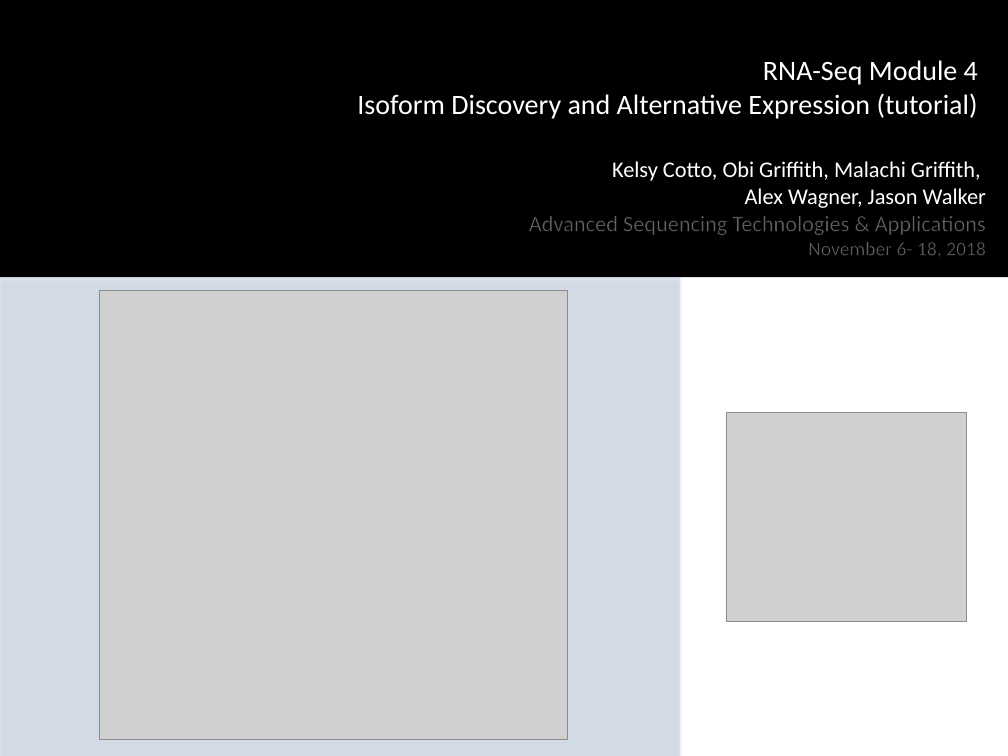
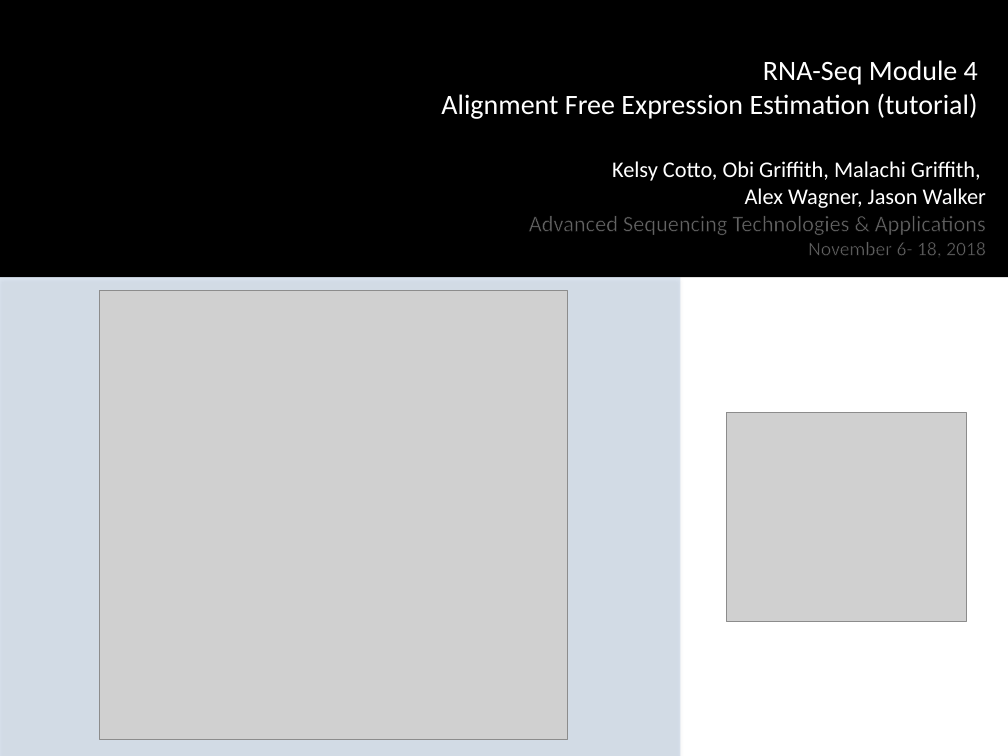
Before and after one commit to griffithlab/rnaseq_tutorial_wiki, a slide deck: slide 2 of LectureFiles/cshl/2018/RNASeq_Module4_Tutorial.pptx. Drawn at 1008x756 pixels with LibreOffice and Linux fonts; fonts in the diff are those of the drawing; grey boxes stand for pictures; background and template pictures are left out. Boxes give left, top, right and bottom in pixels: in the first picture for what was removed or moved away, otherwise in the second. Text is boxed around its words. In the diff, an @@ line names an element or a change of style, - is before the commit and + after.

```diff
--- a/LectureFiles/cshl/2018/RNASeq_Module4_Tutorial.pptx
+++ b/LectureFiles/cshl/2018/RNASeq_Module4_Tutorial.pptx
@@ text at [441, 60, 978, 119]: text changed @@
-RNA-Seq Module 4
-Isoform Discovery and Alternative Expression (tutorial)
+RNA-Seq Module 4
+Alignment Free Expression Estimation (tutorial)
```
Also in this commit, not shown: 8 slides removed, 23 other files.
